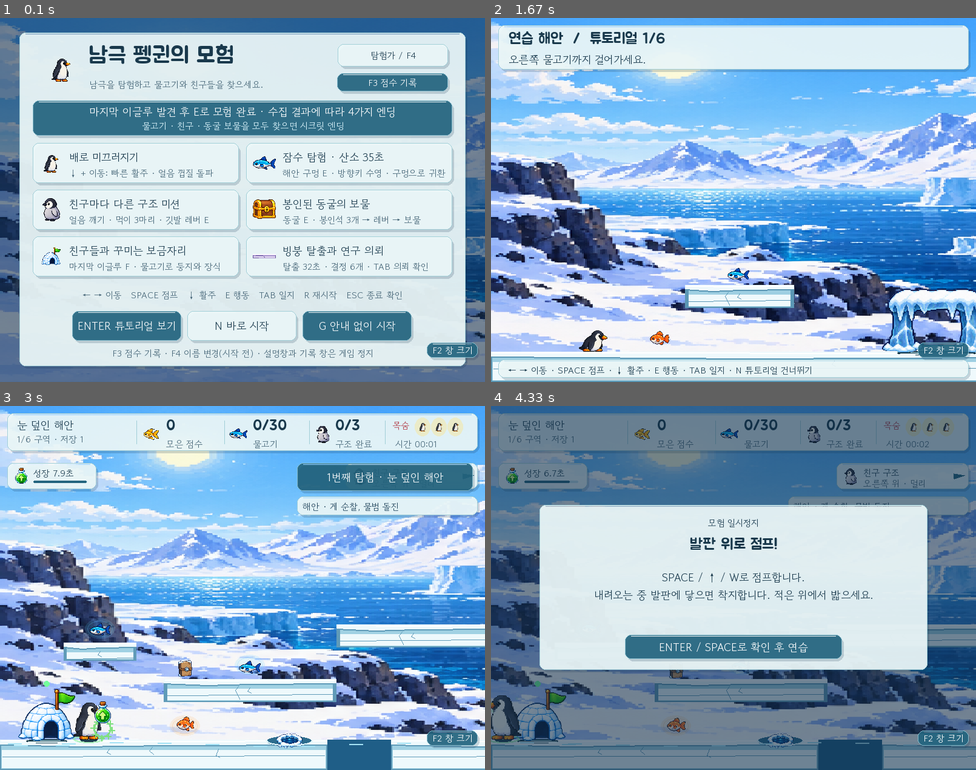
Above: before the commit, frames 1-4 (two rows, left to right).
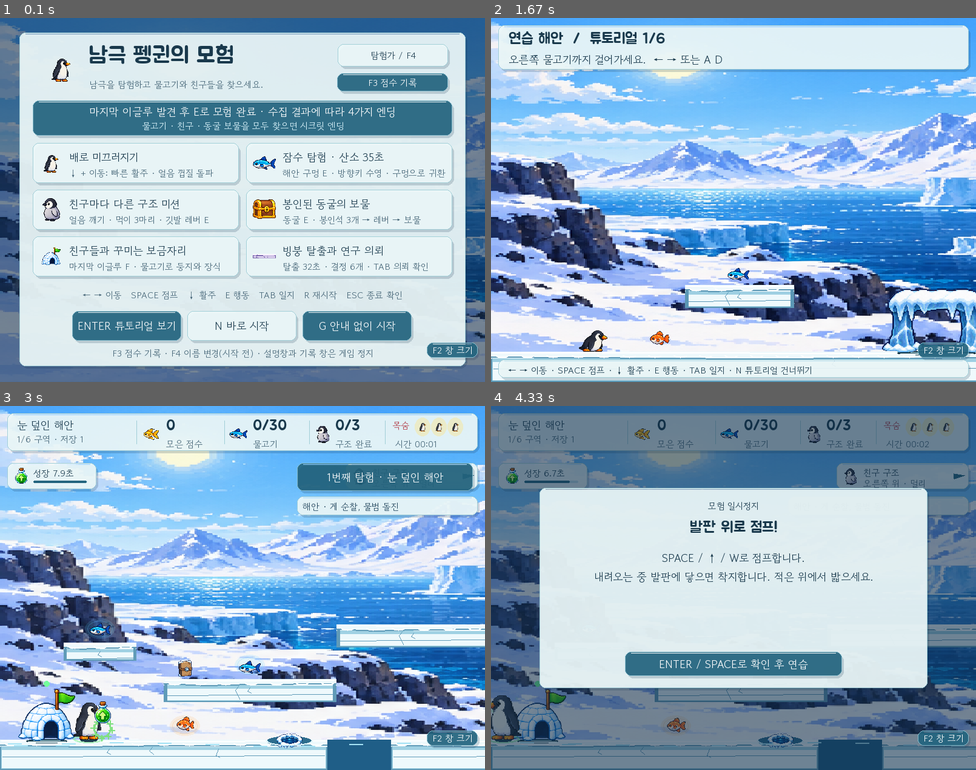
Above: after the commit, the same moments.

Repository: CJE-cpu/penguingame
Game: pygame game, started from pygame/main.py
Same seed, same stepped clock (60 frames per second), same inputs: the game is played once before the commit and once after it.
Inputs (mouse positions are in pixels of both pictures, inside the frame that each line leads up to):
- Up to frame 1 (0.1 s): no input
- Up to frame 2 (1.67 s): tap Enter at 0.33 s; tap Space at 0.67, 1 s; hold Right from 1.33 s (still down)
- Up to frame 3 (3 s): release Right at 1.8 s; tap N at 1.83 s; hold Left 2.17-2.47 s; hold Right 2.5-2.97 s
- Up to frame 4 (4.33 s): hold Left 3-3.53 s; hold Left 3.57-3.87 s; click (912, 715) at 3.95 s; tap Space at 4.23 s

The runs differ from the first frame. In frame 1, less than 0.1% of the frame differs, in the area x 52-57%, y 65-66%; in frame 2, 0.2%; in frame 3, 0.3%; in frame 4, 13%, in the area x 0-100%, y 22-94%.

Commit message:
Polish boss combat and regional gameplay

Diff:
--- a/pygame/boss.py
+++ b/pygame/boss.py
@@ -351,9 +351,10 @@
         return False
 
     def body_hitbox(self):
-        """Smaller contact area matching the bird's torso and inner wings."""
-        box = pg.Rect(0, 0, 104, 54)
-        box.center = (self.rect.centerx, self.rect.centery+5)
+        """Contact follows the torso, excluding transparent wing span."""
+        size = (74, 38) if self.state == 'dive' else (70, 34)
+        box = pg.Rect(0, 0, *size)
+        box.center = (self.rect.centerx, self.rect.centery+9)
         return box
 
     def can_damage_player(self):
--- a/pygame/cave.py
+++ b/pygame/cave.py
@@ -136,7 +136,7 @@
     def leave(self, game, shortcut):
         if shortcut:
             platform = min(game.region_ledges[2 if self.index==0 else 4],key=lambda p:p.y)
-            game.player.midbottom = (platform.left+28,platform.top)
+            game.player.midbottom = (platform.centerx,platform.top)
             if not self.state['cleared']:
                 self.state['cleared'] = True
                 game.score += 150
@@ -145,7 +145,16 @@
             else:
                 game.content.say('개방한 지름길로 돌아왔어요.')
         else:
-            game.player.midbottom = self.return_position
+            region = 2 if self.index == 0 else 4
+            entrance = game.caves[self.index]['rect']
+            supports = [ground for ground in game.region_grounds[region]
+                        if ground.left <= entrance.centerx <= ground.right]
+            platform = min(supports, key=lambda ground: abs(ground.top-entrance.bottom))
+            # Stay within interaction range for an immediate re-entry while
+            # leaving ample ground between the player and the outer cliff.
+            safe_x = max(platform.left+90,
+                         min(platform.right-90, entrance.left-10))
+            game.player.midbottom = (safe_x, platform.top)
             game.content.say('동굴 입구로 귀환! 봉인석과 보물 기록은 유지됩니다.')
         game.x,game.y = map(float,game.player.topleft)
         game.velocity_x = game.velocity_y = 0
--- a/pygame/feedback.py
+++ b/pygame/feedback.py
@@ -5,7 +5,7 @@
 
 class InteractionEffects:
     MAX_BURSTS = 8
-    MAX_TRAILS = 5
+    MAX_TRAILS = 4
 
     def __init__(self):
         self.bursts = []
@@ -16,7 +16,6 @@
         self.player_scale_cache = {}
         self.label_cache = {}
         self.icon_cache = {}
-        self.ghost_cache = {}
 
     def reset(self):
         self.bursts.clear()
@@ -35,15 +34,14 @@
         for burst in self.bursts:
             burst['life'] -= dt
         self.bursts = [burst for burst in self.bursts if burst['life']>0]
-        self.trails = [(pos,image,life-dt) for pos,image,life in self.trails if life>dt]
+        self.trails = [(pos,life-dt) for pos,life in self.trails if life>dt]
         if game is not None:
             target = 1.5 if game.effects['grow'] else 1.0
             self.size_scale += (target-self.size_scale)*(1-math.exp(-11*dt))
             self.trail_clock += dt
-            interval = 0.075 if getattr(game, 'quality', 'high') == 'performance' else 0.05
+            interval = 0.12 if getattr(game, 'quality', 'high') == 'performance' else 0.08
             if game.effects['speed'] and abs(game.velocity_x)>20 and self.trail_clock>=interval:
-                image = self.player_image(game)
-                self.trails.append((game.player.midbottom,image,0.3))
+                self.trails.append((game.player.midbottom,0.26))
                 self.trails = self.trails[-self.MAX_TRAILS:]
                 self.trail_clock %= interval
 
@@ -96,18 +94,6 @@
             self.icon_cache[key] = icon
         return icon
 
-    def _ghost(self, image, life):
-        alpha_step = max(1, min(4, round(life / 0.3 * 4)))
-        key = (id(image), alpha_step)
-        ghost = self.ghost_cache.get(key)
-        if ghost is None:
-            ghost = image.copy()
-            ghost.set_alpha(round(125 * alpha_step / 4))
-            self.ghost_cache[key] = ghost
-            if len(self.ghost_cache) > 64:
-                self.ghost_cache.clear()
-        return ghost
-
     def draw(self, game, screen):
         if not self.bursts:
             return
@@ -140,15 +126,22 @@
         screen.blit(layer,(0,0))
 
     def draw_aura(self, game, screen):
-        for pos,image,life in self.trails:
-            ghost = self._ghost(image, life)
-            screen.blit(ghost,ghost.get_rect(midbottom=(round(pos[0]-game.camera_x),pos[1])))
         active = [k for k,v in game.effects.items() if v>0]
-        if not active and game.grow_guard <= 0:
+        if not self.trails and not active and game.grow_guard <= 0:
             return
         colors = {'grow':(130,238,152), 'speed':(255,224,111), 'shield':(123,211,255)}
         layer = self.layer
         layer.fill((0, 0, 0, 0))
+        for pos, life in self.trails:
+            alpha = round(150*life/0.26)
+            x = round(pos[0]-game.camera_x)
+            y = pos[1]-18
+            direction = -1 if game.facing_right else 1
+            length = 18+round(22*(1-life/0.26))
+            pg.draw.line(layer, (255,226,125,alpha), (x,y),
+                         (x+direction*length,y), 3)
+            pg.draw.line(layer, (207,244,255,alpha//2), (x,y+10),
+                         (x+direction*(length-5),y+10), 2)
         cx = round(game.player.centerx-game.camera_x)
         cy = game.player.centery
         if game.grow_guard>0:
--- a/pygame/main.py
+++ b/pygame/main.py
@@ -309,7 +309,7 @@
         # Five spaced pickups; control-changing potions sit on optional upper paths.
         placements = [('grow',0,False,0,120), ('speed',1,True,0,95),
                       ('shield',2,True,-1,105), ('speed',3,True,-1,100),
-                      ('grow',4,False,0,120)]
+                      ('grow',5,True,1,90)]
         self.checkpoints = [pg.Rect(grounds[0].left + 30, grounds[0].top-60, 95, 60)
                             for grounds in self.region_grounds]
         self.checkpoint_index = 0
@@ -861,9 +861,15 @@
             pg.draw.line(surface, (*shadow, 70),
                          (4, min(visual_height-3, inner_top+11)),
                          (width-5, min(visual_height-3, inner_top+9)), 1)
-            cap_points = [(0, 0), (width, 0), (width, dip-2),
-                          (width*3//4, dip), (width//2, dip-1),
-                          (width//4, dip+1), (0, dip-2)]
+            profiles = {
+                'snow': (0, 2, 1, 3), 'ice': (1, 4, 0, 2),
+                'cave': (3, 1, 4, 2), 'fracture': (2, 5, 1, 4),
+                'crumble': (4, 2, 5, 1), 'sunset': (1, 3, 2, 4),
+            }
+            q1, mid, q3, end = profiles[kind]
+            cap_points = [(0, 0), (width, 0), (width, dip-2+end),
+                          (width*3//4, dip+q3), (width//2, dip-1+mid),
+                          (width//4, dip+q1), (0, dip-2+end)]
             pg.draw.polygon(surface, cap, cap_points)
             pg.draw.lines(surface, (255, 255, 255, 190), False,
                           [(2, 1), (width//2, 2), (width-3, 1)], 2)
@@ -894,6 +900,36 @@
                 pg.draw.lines(surface, (*shadow, 135), False,
                               [(seam_x, 12), (seam_x-5, 18),
                                (seam_x+2, seam_bottom)], 1)
+            # Distinct geology makes each region readable at a glance while
+            # preserving the solid collision-aligned silhouette.
+            detail_y = min(visual_height-5, dip+12)
+            if kind == 'snow':
+                for x in range(18, width, 42):
+                    pg.draw.arc(surface, (255,255,255),
+                                (x-11, 2, 22, 9), math.pi, math.tau, 2)
+            elif kind == 'ice':
+                for x in range(24, width, 55):
+                    pg.draw.lines(surface, cap, False,
+                                  [(x, detail_y+8), (x+9, detail_y-3),
+                                   (x+18, detail_y+7)], 2)
+            elif kind == 'cave':
+                for y in range(detail_y, visual_height-4, 11):
+                    offset = 12 if (y//11)%2 else 0
+                    pg.draw.line(surface, shadow, (4, y), (width-5, y), 1)
+                    for x in range(offset+28, width, 62):
+                        pg.draw.line(surface, shadow, (x, y),
+                                     (x-4, min(visual_height-3, y+7)), 1)
+            elif kind in ('fracture', 'crumble'):
+                crack_color = (108,91,169) if kind == 'crumble' else shadow
+                for x in range(32, width, 74):
+                    pg.draw.lines(surface, crack_color, False,
+                                  [(x, 4), (x-6, detail_y),
+                                   (x+4, min(visual_height-3, detail_y+10))], 2)
+            elif kind == 'sunset':
+                pg.draw.line(surface, (255,218,207), (5, detail_y),
+                             (width-6, max(3, detail_y-2)), 2)
+                for x in range(26, width, 64):
+                    pg.draw.circle(surface, cap, (x, detail_y+9), 3)
             self.platform_textures[key] = surface
         return self.platform_textures[key]
     def draw_background(self, screen):
--- a/pygame/test_game.py
+++ b/pygame/test_game.py
@@ -589,7 +589,10 @@
             self.assertIsNone(g.cave_expedition)
             self.assertEqual(g.score,score+250)
             self.assertEqual(g.content.wallet,wallet+3)
-            self.assertEqual(g.player.bottom,min(g.region_ledges[2 if index==0 else 4],key=lambda p:p.y).top)
+            return_platform = min(g.region_ledges[2 if index==0 else 4],key=lambda p:p.y)
+            self.assertEqual(g.player.bottom, return_platform.top)
+            self.assertGreaterEqual(g.player.centerx, return_platform.left+60)
+            self.assertLessEqual(g.player.centerx, return_platform.right-60)
             cave = CaveExpedition(g,index)
             g.cave_expedition = cave
             cave.player.midbottom = cave.chest.midbottom
@@ -1041,7 +1044,7 @@
         self.assertGreater(g.feedback.player_image(g).get_height(),56)
         g.effects = {'grow':0,'speed':8,'shield':0}
         g.velocity_x = 270
-        g.feedback.update(0.05,g)
+        g.feedback.update(0.08,g)
         self.assertTrue(g.feedback.trails)
         g.feedback.draw_aura(g,self.screen)
         g.feedback.draw(g,self.screen)
@@ -1062,10 +1065,24 @@
         for _ in range(30):
             g.feedback.update(0.05, g)
         self.assertLessEqual(len(g.feedback.trails), g.feedback.MAX_TRAILS)
+        self.assertTrue(all(len(trail) == 2 for trail in g.feedback.trails))
         g.feedback.draw_aura(g, self.screen)
-        ghost_count = len(g.feedback.ghost_cache)
         g.feedback.draw_aura(g, self.screen)
-        self.assertEqual(len(g.feedback.ghost_cache), ghost_count)
+
+    def test_grow_potions_stay_out_of_skua_boss_region(self):
+        g = self.game
+        region = 4
+        start = region*g.region_width
+        end = start+g.region_width
+        self.assertFalse(any(kind == 'grow' and start <= rect.centerx < end
+                             for kind, rect in g.items))
+
+    def test_region_platforms_have_distinct_surface_details(self):
+        g = self.game
+        textures = [g.platform_texture(kind, (180, 50), ground=True)
+                    for kind in ('snow', 'ice', 'cave', 'fracture', 'sunset')]
+        pixels = [pg.image.tobytes(texture, 'RGB') for texture in textures]
+        self.assertEqual(len(set(pixels)), len(pixels))
 
     def test_potions_leave_reaction_space_from_every_enemy_patrol(self):
         g = self.game
@@ -1345,6 +1362,9 @@
                 break
         g.handle_key(pg.K_e)
         self.assertTrue(t.finished)
+        self.assertEqual(len(g.coach.modal[1]), 4)
+        self.assertTrue(any('X' in line for line in g.coach.modal[1]))
+        self.assertTrue(any('체크포인트' in line for line in g.coach.modal[1]))
         g.handle_key(pg.K_RETURN)
         self.assertIsNone(g.tutorial)
         self.assertTrue(g.started)
@@ -1798,6 +1818,9 @@
         self.assertTrue(boss.rect.contains(projectile))
         self.assertLess(body.width, projectile.width)
         self.assertLess(body.height, projectile.height)
+        near_miss = pg.Rect(boss.rect.left, boss.rect.centery-10, 20, 30)
+        self.assertTrue(near_miss.colliderect(boss.rect))
+        self.assertFalse(near_miss.colliderect(body))
 
     def test_skua_contact_only_hurts_during_active_attack_states(self):
         boss = self.game.skua_boss
--- a/pygame/tutorial.py
+++ b/pygame/tutorial.py
@@ -31,20 +31,26 @@
             return
         title, lines = self.modal
         game.ui.veil(screen)
-        game.ui.panel(screen,(80,163,640,272))
-        game.ui.text(screen,'모험 일시정지',(400,192),game.ui.small,center=True)
-        game.ui.text(screen,title,(400,232),game.ui.heading,center=True)
+        game.ui.panel(screen,(80,135,640,330))
+        game.ui.text(screen,'모험 일시정지',(400,164),game.ui.small,center=True)
+        game.ui.text(screen,title,(400,204),game.ui.heading,center=True)
         for index,line in enumerate(lines):
-            game.ui.text(screen,line,(400,282+index*29),game.ui.body,center=True)
-        game.ui.panel(screen,(221,377,358,40),dark=True)
-        game.ui.text(screen,'ENTER / SPACE로 확인 후 연습',(400,397),game.ui.body,'white',center=True)
+            game.ui.text(screen,line,(400,250+index*31),game.ui.body,center=True,
+                         max_width=570)
+        game.ui.panel(screen,(221,405,358,40),dark=True)
+        game.ui.text(screen,'ENTER / SPACE로 확인 후 연습',(400,425),game.ui.body,'white',center=True)
 
 
 class TutorialStage:
     STEPS = ['move','jump','slide','interact','book','swim']
-    TASKS = ['오른쪽 물고기까지 걸어가세요.', '왼쪽 발판 위 물고기를 향해 점프하세요.',
-             '↓를 누르며 낮은 얼음 통로를 지나세요.', '친구 옆에서 E → 오른쪽 이글루로 데려가기',
-             'TAB으로 연습 일지를 열고 다시 닫으세요.', '오른쪽 구멍에서 E → 수영해 물고기 획득 → 출구 E']
+    TASKS = [
+        '오른쪽 물고기까지 걸어가세요.  ← → 또는 A D',
+        '왼쪽 발판 위 물고기를 향해 점프하세요.  SPACE / ↑ / W',
+        '↓ 또는 S를 누른 채 낮은 얼음 통로를 통과하세요.',
+        '아기 펭귄 곁에서 E, 오른쪽 이글루까지 데려가세요.',
+        'TAB으로 탐험 일지를 열고 방향키로 읽은 뒤 TAB으로 닫으세요.',
+        '구멍에서 E → 물고기 획득 → 시작 지점에서 E로 귀환하세요.'
+    ]
 
     def __init__(self, game):
         self.step = 0
@@ -96,7 +102,12 @@
                 elif self.diving and self.swim_fish and self.swimmer.distance_to((100,170))<85:
                     self.diving = False
                     self.finished = True
-                    game.coach.modal = ('튜토리얼 완료!', ['기본 조작을 모두 연습했어요. 이제 실제 모험을 시작합니다.', '처음 만나는 도전과 집 꾸미기도 설명창으로 안내합니다.'])
+                    game.coach.modal = ('튜토리얼 완료 · 실전 안내!', [
+                        '일반 적은 위에서 밟고, 보스가 던진 물체는 X로 반격하세요.',
+                        '물약은 성장·가속·보호 효과가 있으며 남은 시간은 왼쪽에 표시됩니다.',
+                        '체크포인트는 진행을 저장하고, 목숨을 모두 잃으면 게임 오버입니다.',
+                        '마지막 이글루에서 E를 누르면 수집 결과에 맞는 엔딩을 선택합니다.'
+                    ])
 
     def update(self, game, dt, direction, jump, slide, vertical, jump_held=None):
         if game.content.book_open:
Not shown, changed: release/AntarcticPenguin.exe
Not shown, removed: web/public/game/browser-game-1792486832.apk
Not shown, added: web/public/game/browser-game-1792559090.apk
Not shown, changed: web/public/game/index.html
